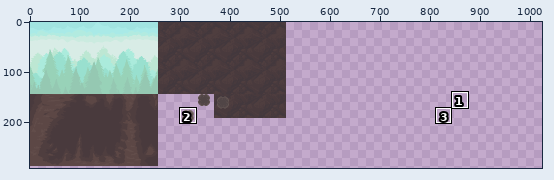
Two versions of one pixel-art file, Content/background.aseprite. Above: a wide view before the commit, with the close-up outlined.
Close-up. Earlier state:
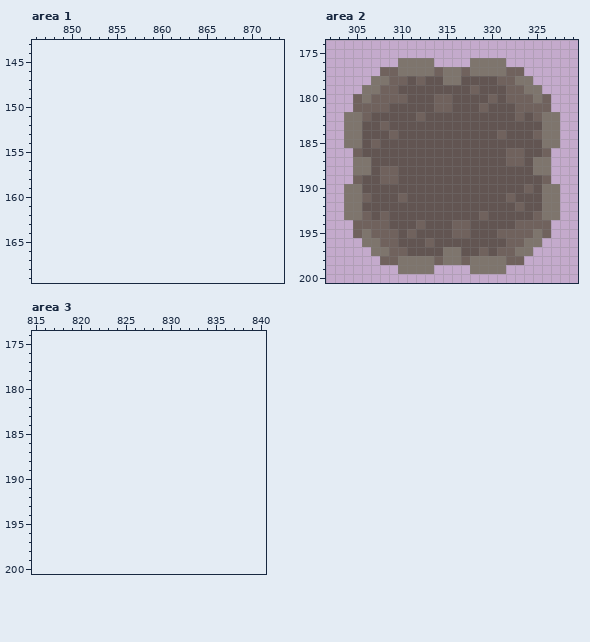
512x288 pixels, 1 frame. Colours within 5 levels of each other are drawn and written as one. Shown: area 1: x 846..873, y 143..169; area 2: x 302..329, y 174..200; area 3: x 815..840, y 174..200. The old version is drawn lined up with the new one, on the new canvas. The wide view leaves out empty margins. The commit also changed other parts of the picture, which this record leaves out.
Now the later version:
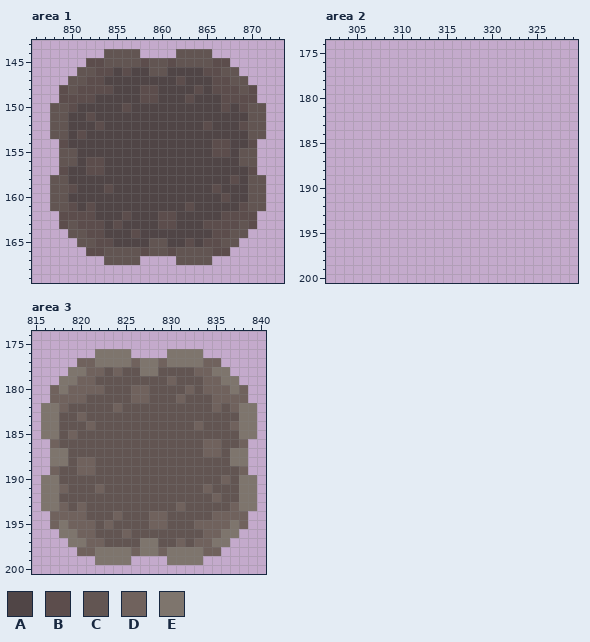
Palette (. is transparent): A #504546  B #5c4d4c  C #625552  D #70625d  E #7e756d
Change:
canvas 512x288 -> 1024x576
Area 1:
y 144: x 854..857 .... -> CCCC; x 862..865 .... -> CCCC
y 145: x 852..867 ................ -> BBCCCCBCCBCCCCBB
y 146: x 851..868 .................. -> CCBBABAACCAAAABBCC
y 147: x 850..869 .................... -> CCBBAAAAAAAABAAABBCC
y 148: x 849..870 ...................... -> BCBBBBAAABBAAAABABBBCB
y 149: x 849..870 ...................... -> BBBBAAAAABBAAABAAABBBB
y 150: x 848..871 ........................ -> CCBAAAAABAAAAAAAAAABABCC
y 151: x 848..871 ........................ -> CCAABAAAAAAAAAAAAAAAAACC
y 152: x 848..871 ........................ -> CCAAABAAAAAAAAAAABAAABCC
y 153: x 848..871 ........................ -> CCABAAAAAAAAAAAAAAAAAACC
y 154: x 849..870 ...................... -> BAAAAAAAAAAAAAAAABBAAB
y 155: x 849..870 ...................... -> CCAAAAAAAAAAAAAAABBACC
y 156: x 849..870 ...................... -> CCABBAAAAAAAAAAAAAAACC
y 157: x 849..870 ...................... -> BAABBAAAAAAAAAAAAAAAAB
y 158: x 848..871 ........................ -> CCAAAAAAAAAAAAAAAAAABACC
y 159: x 848..871 ........................ -> CCBAAABAAAAAAAAAAABAAACC
y 160: x 848..871 ........................ -> CCAAAAAAAAAAAAAAAAABAACC
y 161: x 848..871 ........................ -> CCBABAAAAAAAAAABAAAAABCC
y 162: x 849..870 ...................... -> BBBBAAABAAABBAAAAABBBB
y 163: x 849..870 ...................... -> BCBBBABAAAABBAAABBBBCB
y 164: x 850..869 .................... -> CCBBAAABAAAAAAAABBCC
y 165: x 851..868 .................. -> CCBBAAAACCAABABBCC
y 166: x 852..867 ................ -> BBCCCCBCCBCCCCBB
y 167: x 854..857 .... -> CCCC; x 862..865 .... -> CCCC
Area 2:
y 176: x 310..313 EEEE -> ....; x 318..321 EEEE -> ....
y 177: x 308..323 DDEEEEDEEDEEEEDD -> ................
y 178: x 307..324 EEDDCDCCEECCCCDDEE -> ..................
y 179: x 306..325 EEDDCCCCCCCCDCCCDDEE -> ....................
y 180: x 305..326 DEDDDDCCCDDCCCCDCDDDED -> ......................
y 181: x 305..326 DDDDCCCCCDDCCCDCCCDDDD -> ......................
y 182: x 304..327 EEDCCCCCDCCCCCCCCCCDCDEE -> ........................
y 183: x 304..327 EECCDCCCCCCCCCCCCCCCCCEE -> ........................
y 184: x 304..327 EECCCDCCCCCCCCCCCDCCCDEE -> ........................
y 185: x 304..327 EECDCCCCCCCCCCCCCCCCCCEE -> ........................
y 186: x 305..326 DCCCCCCCCCCCCCCCCDDCCD -> ......................
y 187: x 305..326 EECCCCCCCCCCCCCCCDDCEE -> ......................
y 188: x 305..326 EECDDCCCCCCCCCCCCCCCEE -> ......................
y 189: x 305..326 DCCDDCCCCCCCCCCCCCCCCD -> ......................
y 190: x 304..327 EECCCCCCCCCCCCCCCCCCDCEE -> ........................
y 191: x 304..327 EEDCCCDCCCCCCCCCCCDCCCEE -> ........................
y 192: x 304..327 EECCCCCCCCCCCCCCCCCDCCEE -> ........................
y 193: x 304..327 EEDCDCCCCCCCCCCDCCCCCDEE -> ........................
y 194: x 305..326 DDDDCCCDCCCDDCCCCCDDDD -> ......................
y 195: x 305..326 DEDDDCDCCCCDDCCCDDDDED -> ......................
y 196: x 306..325 EEDDCCCDCCCCCCCCDDEE -> ....................
y 197: x 307..324 EEDDCCCCEECCDCDDEE -> ..................
y 198: x 308..323 DDEEEEDEEDEEEEDD -> ................
y 199: x 310..313 EEEE -> ....; x 318..321 EEEE -> ....
Area 3:
y 176: x 822..825 .... -> EEEE; x 830..833 .... -> EEEE
y 177: x 820..835 ................ -> DDEEEEDEEDEEEEDD
y 178: x 819..836 .................. -> EEDDCDCCEECCCCDDEE
y 179: x 818..837 .................... -> EEDDCCCCCCCCDCCCDDEE
y 180: x 817..838 ...................... -> DEDDDDCCCDDCCCCDCDDDED
y 181: x 817..838 ...................... -> DDDDCCCCCDDCCCDCCCDDDD
y 182: x 816..839 ........................ -> EEDCCCCCDCCCCCCCCCCDCDEE
y 183: x 816..839 ........................ -> EECCDCCCCCCCCCCCCCCCCCEE
y 184: x 816..839 ........................ -> EECCCDCCCCCCCCCCCDCCCDEE
y 185: x 816..839 ........................ -> EECDCCCCCCCCCCCCCCCCCCEE
y 186: x 817..838 ...................... -> DCCCCCCCCCCCCCCCCDDCCD
y 187: x 817..838 ...................... -> EECCCCCCCCCCCCCCCDDCEE
y 188: x 817..838 ...................... -> EECDDCCCCCCCCCCCCCCCEE
y 189: x 817..838 ...................... -> DCCDDCCCCCCCCCCCCCCCCD
y 190: x 816..839 ........................ -> EECCCCCCCCCCCCCCCCCCDCEE
y 191: x 816..839 ........................ -> EEDCCCDCCCCCCCCCCCDCCCEE
y 192: x 816..839 ........................ -> EECCCCCCCCCCCCCCCCCDCCEE
y 193: x 816..839 ........................ -> EEDCDCCCCCCCCCCDCCCCCDEE
y 194: x 817..838 ...................... -> DDDDCCCDCCCDDCCCCCDDDD
y 195: x 817..838 ...................... -> DEDDDCDCCCCDDCCCDDDDED
y 196: x 818..837 .................... -> EEDDCCCDCCCCCCCCDDEE
y 197: x 819..836 .................. -> EEDDCCCCEECCDCDDEE
y 198: x 820..835 ................ -> DDEEEEDEEDEEEEDD
y 199: x 822..825 .... -> EEEE; x 830..833 .... -> EEEE
Changed places in both close-ups, as pixel boxes (x1, y1, x2, y2):
added: (50, 49, 266, 265)
erased: (344, 58, 560, 274)
added: (41, 349, 257, 565)
